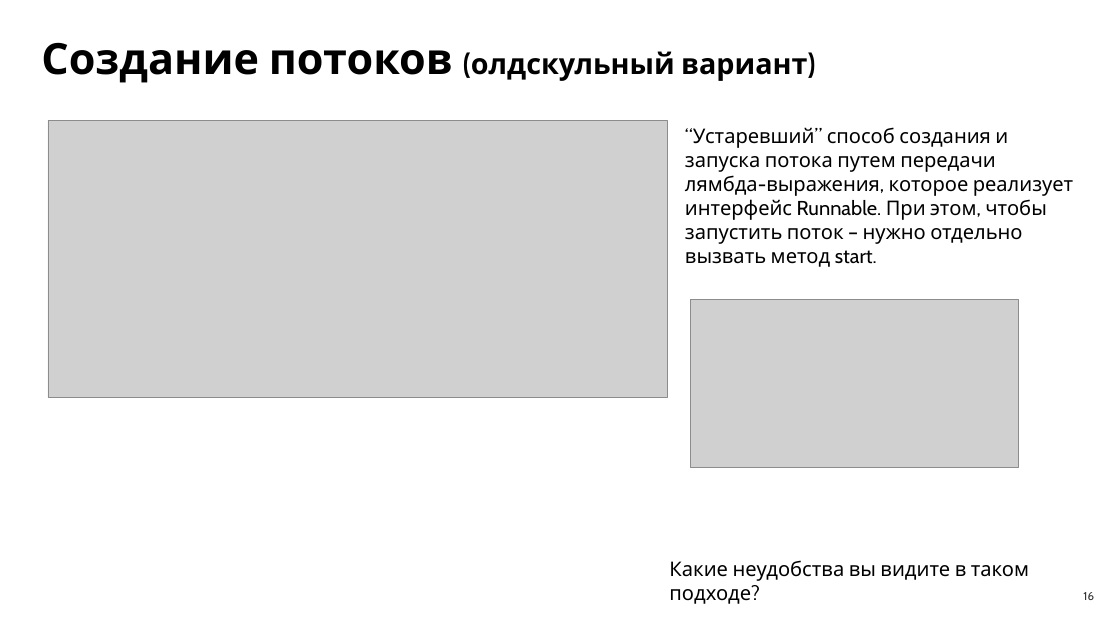
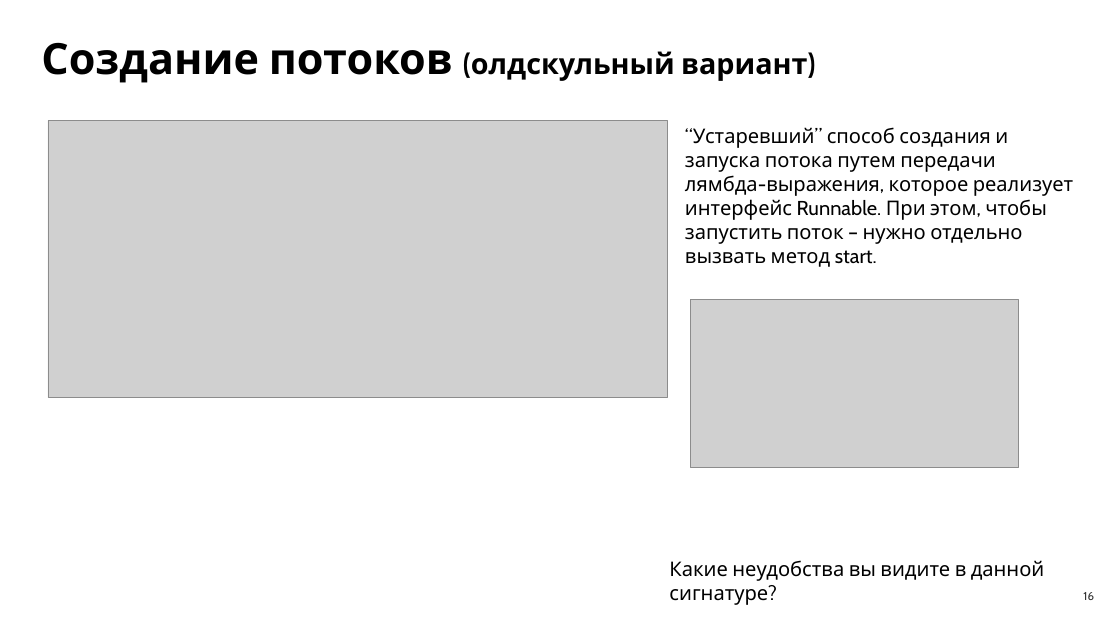
Before and after one commit to LilZaChill/market-pulse-ustinov, a slide deck: slide 16 of advanced/docs/seminar10/Семинар 10.pptx. Drawn at 1120x631 pixels with LibreOffice and Linux fonts; fonts in the diff are those of the drawing; grey boxes stand for pictures. Boxes give left, top, right and bottom in pixels: in the first picture for what was removed or moved away, otherwise in the second. Text is boxed around its words. In the diff, an @@ line names an element or a change of style, - is before the commit and + after.

```diff
--- a/advanced/docs/seminar10/Семинар 10.pptx
+++ b/advanced/docs/seminar10/Семинар 10.pptx
@@ text at bbox=[669, 560, 1045, 605]: text changed @@
-Какие неудобства вы видите в таком подходе?
+Какие неудобства вы видите в данной сигнатуре?
```
Also in this commit, not shown: 10 other slides changed, 4 slides added, 4 slides removed.
